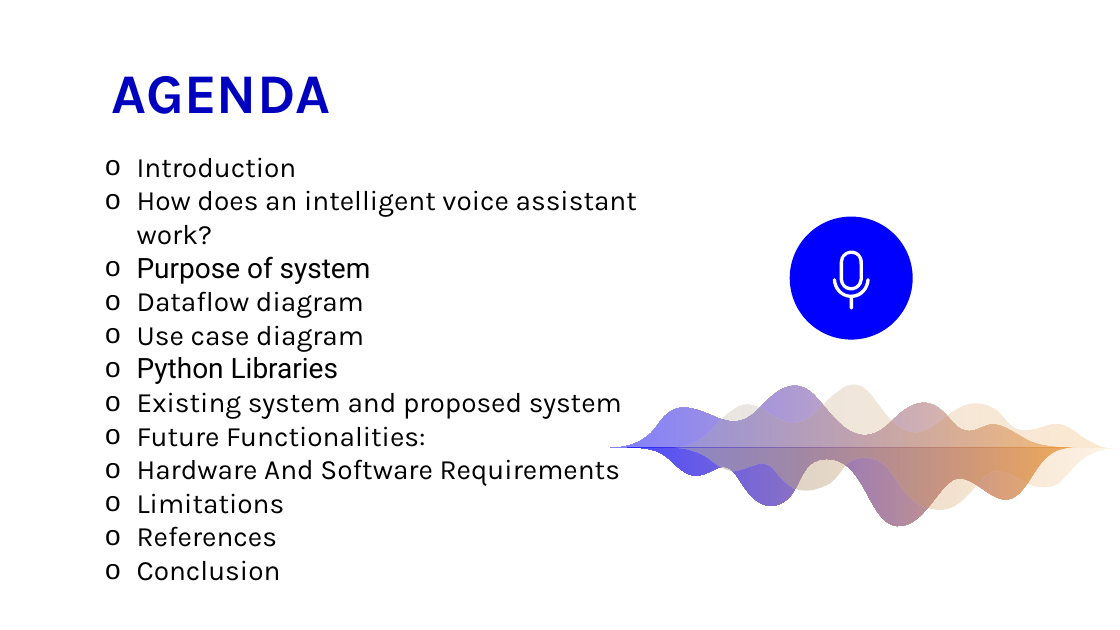
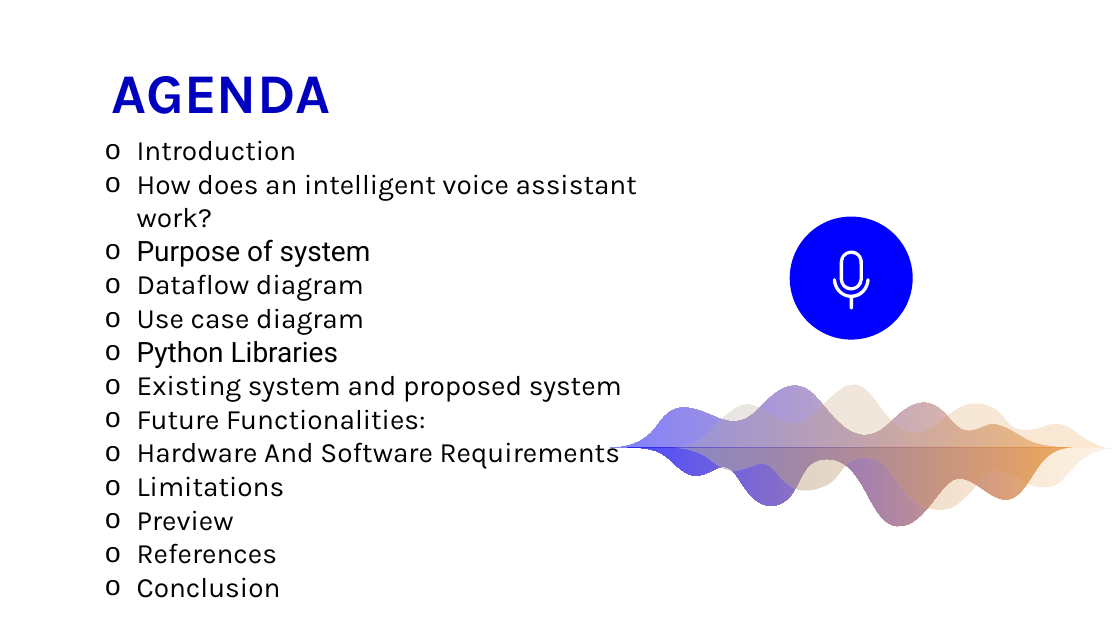
Before and after one commit to YatharthChauhan2362/Virtual-Voice-Assistant, a slide deck: slide 2 of Virtual Voice Assistant Presentation.pptx. Drawn at 1120x630 pixels with LibreOffice and Linux fonts; fonts in the diff are those of the drawing. Boxes give left, top, right and bottom in pixels: in the first picture for what was removed or moved away, otherwise in the second. Text is boxed around its words. In the diff, an @@ line names an element or a change of style, - is before the commit and + after.

Commit message:
Virtual Voice Assistant

```diff
--- a/Virtual Voice Assistant Presentation.pptx
+++ b/Virtual Voice Assistant Presentation.pptx
@@ text "Introduction": place and size @@
-text "Introduction" at box(137, 157, 637, 581)
+text "Introduction" at box(137, 140, 637, 598)
@@ text at box(137, 510, 234, 531): paragraph added @@
+o Preview
```
Also in this commit, not shown: 4 slides added, 2 other files.
